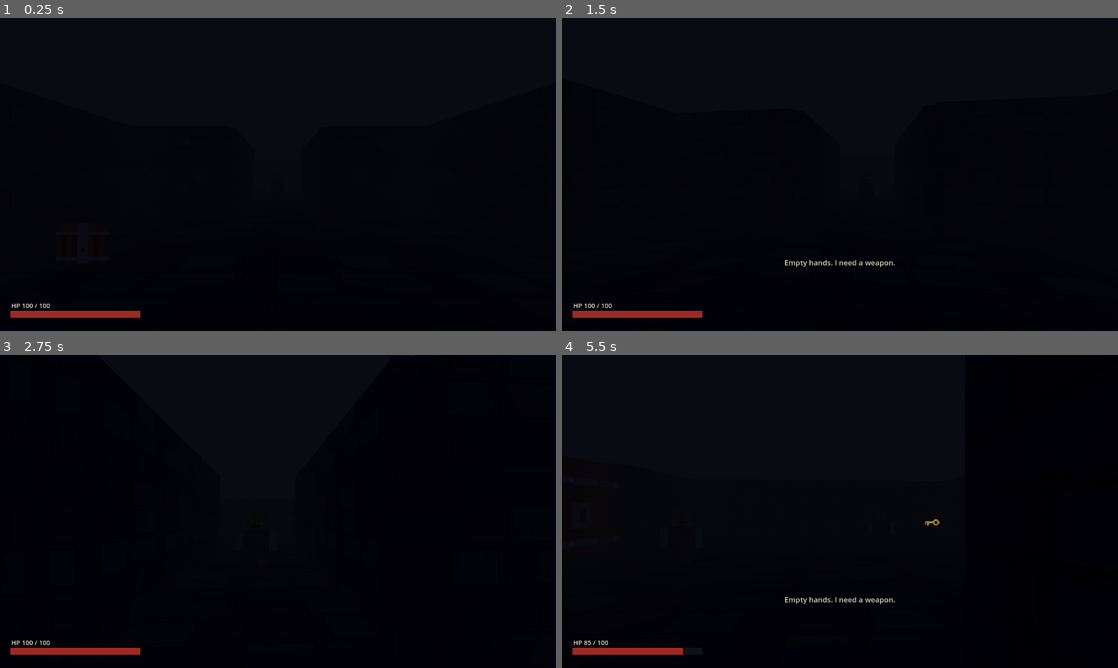
Above: before the commit, frames 1-4 (two rows, left to right).
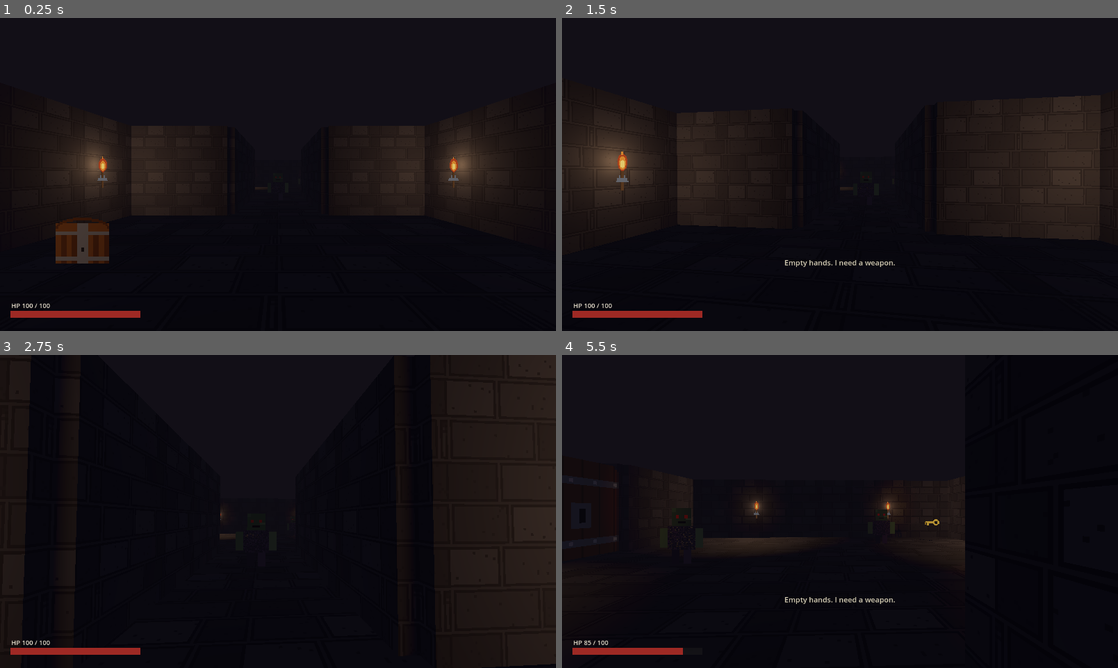
Above: after the commit, the same moments.

Repository: jjones18/Royal-Forest
Game: Godot game, scene res://scenes/main.tscn
Two runs of this game, one before a commit and one after it. Both use one fixed random seed, a clock stepped at 60 frames per second and the inputs below.
Inputs (mouse positions are in pixels of both pictures, inside the frame that each line leads up to):
- Up to frame 1 (0.25 s): no input
- Up to frame 2 (1.5 s): tap Enter at 0.5 s; move the mouse to (867, 174) at 0.52 s; press the mouse at (867, 174) at 0.53 s; hold W (move_forward) from 0.53 s (still down); move the mouse to (812, 174) at 1.27 s; release the mouse at (812, 174) at 1.28 s; tap E (interact) at 1.35 s
- Up to frame 3 (2.75 s): keep holding W (move_forward); move the mouse to (289, 505) at 2.02 s; press the mouse at (289, 505) at 2.03 s
- Up to frame 4 (5.5 s): keep holding W (move_forward); move the mouse to (834, 517) at 2.77 s; release the mouse at (834, 517) at 2.78 s; tap E (interact) at 2.85, 4.35 s; move the mouse to (878, 514) at 3.52 s; press the mouse at (878, 514) at 3.53 s; move the mouse to (795, 508) at 4.27 s; release the mouse at (795, 508) at 4.28 s; move the mouse to (845, 511) at 5.02 s; press the mouse at (845, 511) at 5.03 s

The runs differ from the first frame. In frame 1, 18% of the frame differs, in the area x 5-95%, y 27-79%; in frame 2, 25%, in the area x 0-100%, y 19-72%; in frame 3, 24%; in frame 4, 3.5%.

Commit message:
Lighting pass: flickering wall torches + brighter ambient
- 17 wall-mounted torches (sprite flame + shadowed omni light, per-torch desync)
- Ambient 0.45->0.75, fog density eased; verified via rendered frames
- Smoke test still 14/14

Diff:
--- a/scripts/main.gd
+++ b/scripts/main.gd
@@ -38,6 +38,24 @@
 	[-18.0, -10.0, 1.4],  # room C — brighter, cold
 ]
 
+# Wall torches: [x, z, rot_y_degrees]
+var TORCHES := [
+	# room A
+	[-5.5, 6.0, 90.0], [5.5, 6.0, -90.0],
+	[-5.5, 13.0, 90.0], [5.5, 13.0, -90.0],
+	# corridor A->B (both walls)
+	[-2.3, 3.0, 0.0], [2.3, -2.0, 180.0],
+	# room B
+	[-7.7, -4.0, 90.0], [7.7, -4.0, -90.0],
+	[-4.0, -15.7, 180.0], [4.0, -15.7, 180.0],
+	[7.7, -12.0, -90.0],
+	# corridor B->C
+	[-9.0, -11.8, 90.0], [-13.0, -8.2, -90.0],
+	# room C (shrine)
+	[-21.7, -12.5, 0.0], [-14.3, -12.5, 180.0],
+	[-21.7, -7.5, 0.0], [-14.3, -7.5, 180.0],
+]
+
 const PLAYER_SPAWN := Vector3(0, 0.2, 13)
 const CHEST_POS := Vector3(-3.5, 0, 9)
 const KEY_POS := Vector3(6.0, 0, -14.0)
@@ -59,9 +77,43 @@
 	for w in WALLS:
 		_wall(w[0], w[1], w[2], w[3])
 	_build_props()
+	_build_torches()
 	_build_enemies()
 	_build_player()
 	_build_hud()
+
+
+# -------------------------------------------------------------------- torches
+
+func _build_torches() -> void:
+	var torch_script := load("res://scripts/torch.gd")
+	var flame_tex: Texture2D = load("res://assets/sprites/torch.png")
+	for t in TORCHES:
+		var x: float = t[0]
+		var z: float = t[1]
+		var rot_y: float = deg_to_rad(t[2])
+		var torch := Node3D.new()
+		torch.set_script(torch_script)
+		torch.position = Vector3(x, 1.9, z)
+		torch.rotation.y = rot_y
+
+		var light := OmniLight3D.new()
+		light.name = "Light"
+		light.light_color = Color(1.0, 0.78, 0.48)   # warm firelight
+		light.shadow_enabled = true
+		torch.add_child(light)
+
+		var spr := Sprite3D.new()
+		spr.name = "Sprite"
+		spr.texture = flame_tex
+		spr.texture_filter = BaseMaterial3D.TEXTURE_FILTER_NEAREST
+		spr.shaded = false            # flames glow — ignore darkness
+		spr.billboard = BaseMaterial3D.BILLBOARD_ENABLED
+		spr.pixel_size = 0.02         # 32x64 -> ~1.3 m tall incl. sconce
+		spr.position.y = -0.25        # light sits at the flame's heart
+		torch.add_child(spr)
+
+		add_child(torch)
 
 
 # --------------------------------------------------------------- environment
@@ -71,11 +123,11 @@
 	env.background_mode = Environment.BG_COLOR
 	env.background_color = Color(0.01, 0.01, 0.02)
 	env.ambient_light_source = Environment.AMBIENT_SOURCE_COLOR
-	env.ambient_light_color = Color(0.20, 0.20, 0.30)
-	env.ambient_light_energy = 0.45
+	env.ambient_light_color = Color(0.30, 0.29, 0.36)
+	env.ambient_light_energy = 0.75
 	env.fog_enabled = true
-	env.fog_light_color = Color(0.04, 0.04, 0.07)
-	env.fog_density = 0.055
+	env.fog_light_color = Color(0.07, 0.06, 0.09)
+	env.fog_density = 0.038
 	var we := WorldEnvironment.new()
 	we.environment = env
 	add_child(we)
--- /dev/null
+++ b/scripts/torch.gd
@@ -0,0 +1,28 @@
+extends Node3D
+## Wall torch: billboarded flame sprite + flickering warm omni light.
+
+@export var energy := 1.35
+@export var light_range := 7.0
+
+var _t := randf() * TAU
+
+@onready var light: OmniLight3D = $Light
+@onready var flame: Sprite3D = $Sprite
+
+
+func _ready() -> void:
+	light.light_energy = energy
+	light.omni_range = light_range
+	# desync each torch so they don't flicker in unison
+	_t += global_position.x * 3.1 + global_position.z * 1.7
+
+
+func _process(delta: float) -> void:
+	_t += delta
+	var flicker := 1.0 \
+			+ 0.10 * sin(_t * 9.0) \
+			+ 0.06 * sin(_t * 23.0 + 1.3) \
+			+ 0.04 * sin(_t * 41.0)
+	light.light_energy = energy * flicker
+	var s := 1.0 + (flicker - 1.0) * 0.5
+	flame.scale = Vector3(s, s, s)
Binary file added: assets/sprites/torch.png
Not shown, added: assets/sprites/torch.png.import
Not shown, added: scripts/torch.gd.uid
Not shown, added: tools/smoke_test.gd.uid
Not shown, changed: tools/gen_placeholder_sprites.py
